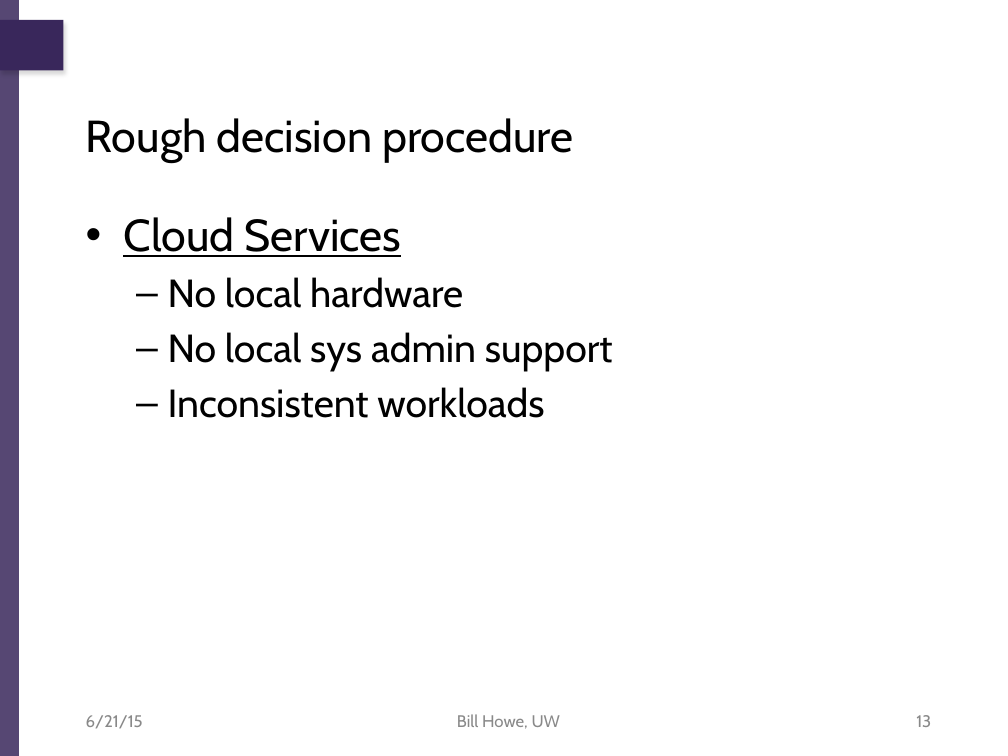
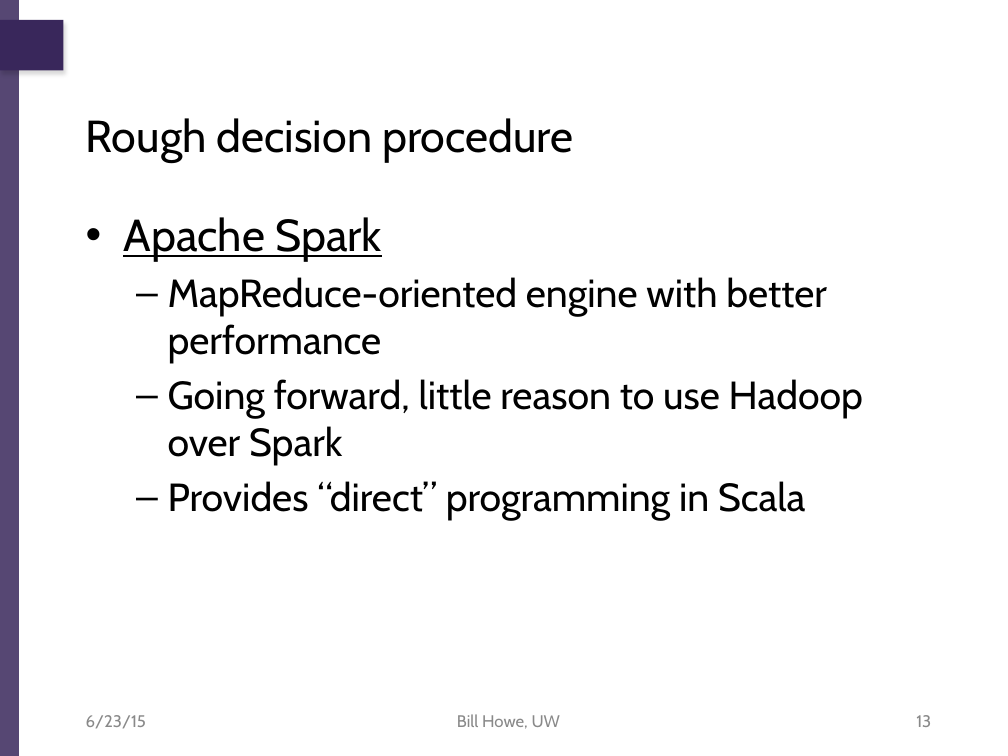
Before and after one commit to billhowe/datasci_course_materials, a slide deck: slide 13 of day1_data_management/part3_nosql/06_nosql.pptx. Drawn at 1008x756 pixels with LibreOffice and Linux fonts; fonts in the diff are those of the drawing; background and template pictures are left out. Boxes give left, top, right and bottom in pixels: in the first picture for what was removed or moved away, otherwise in the second. Text is boxed around its words. In the diff, an @@ line names an element or a change of style, - is before the commit and + after.

```diff
--- a/day1_data_management/part3_nosql/06_nosql.pptx
+++ b/day1_data_management/part3_nosql/06_nosql.pptx
@@ text at [123,217,863,521]: text changed @@
-• Cloud Services
-  – No local hardware
-  – No local sys admin support
-  – Inconsistent workloads
+• Apache Spark
+  – MapReduce-oriented engine with better performance
+  – Going forward, little reason to use Hadoop over Spark
+  – Provides “direct” programming in Scala
@@ text at [86,715,146,729]: text changed @@
-6/21/15
+6/23/15
```
Also in this commit, not shown: 20 other slides changed, 7 slides added, 2 slides removed.
